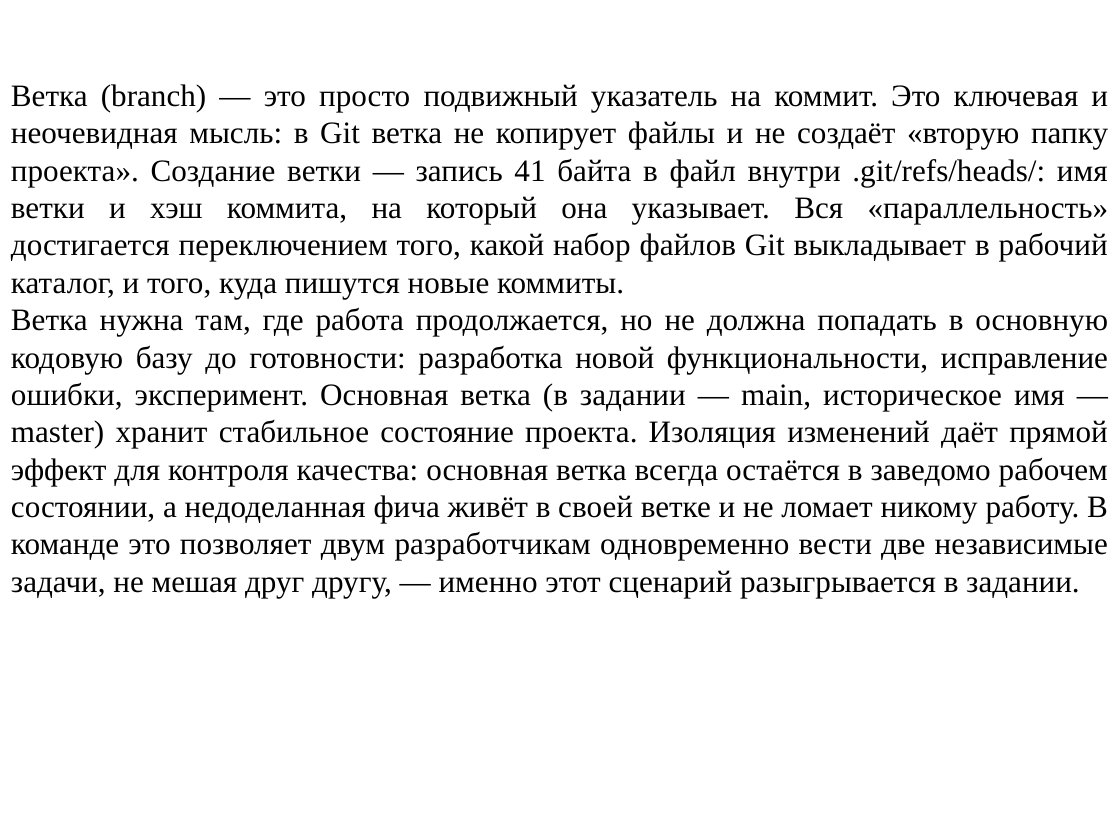
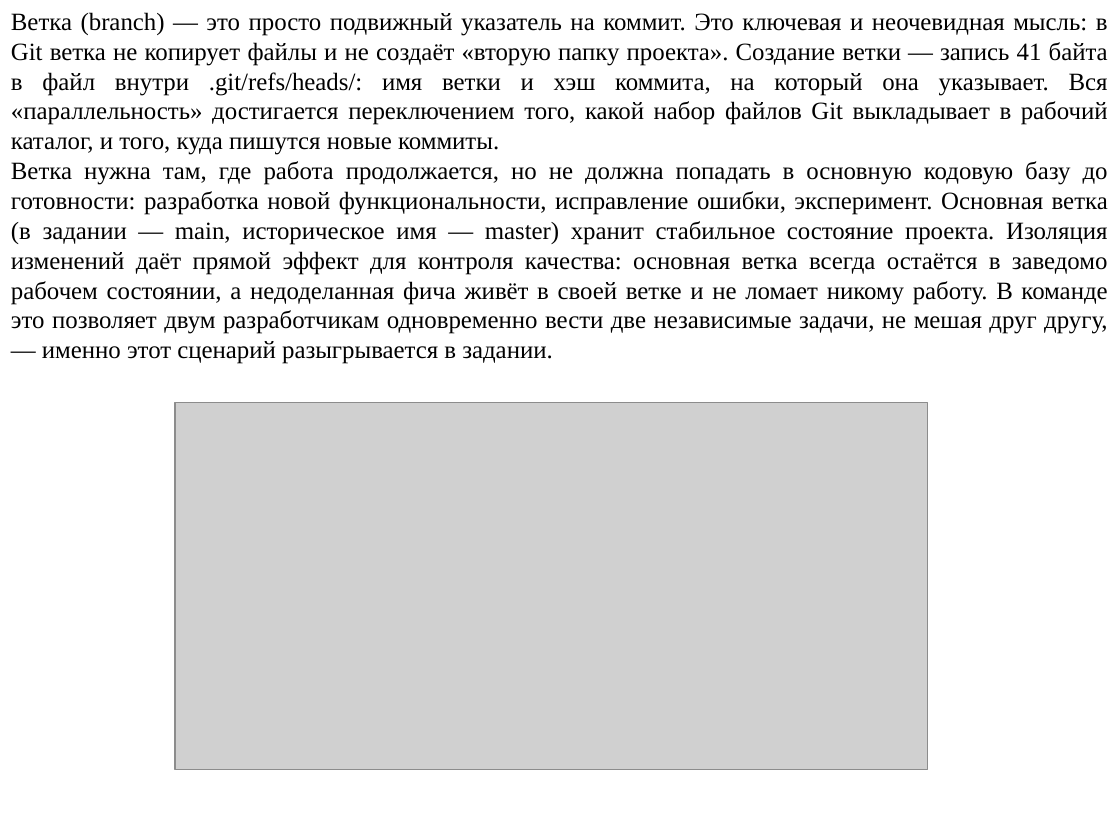
Before and after one commit to mbdatateach/site, a slide deck: slide 12 of УК/практики/УК практика 4.pptx (slide 11 before the commit). Drawn at 1120x840 pixels with LibreOffice and Linux fonts; fonts in the diff are those of the drawing; grey boxes stand for pictures. Boxes give left, top, right and bottom in pixels: in the first picture for what was removed or moved away, otherwise in the second. Text is boxed around its words. In the diff, an @@ line names an element or a change of style, - is before the commit and + after.

```diff
--- a/УК/практики/УК практика 4.pptx
+++ b/УК/практики/УК практика 4.pptx
@@ text "Ветка (branch) — это просто ...": place and size @@
-text "Ветка (branch) — это просто ..." at (11,84,1109,597)
+text "Ветка (branch) — это просто ..." at (11,12,1108,364)
@@ text "Ветка (branch) — это просто ..." at (11,12,1108,364): size 20 to 16 pt @@
@@ picture added at (175,402,927,769) @@
```
Also in this commit, not shown: 9 other slides changed, 1 slide added, 11 other files.
